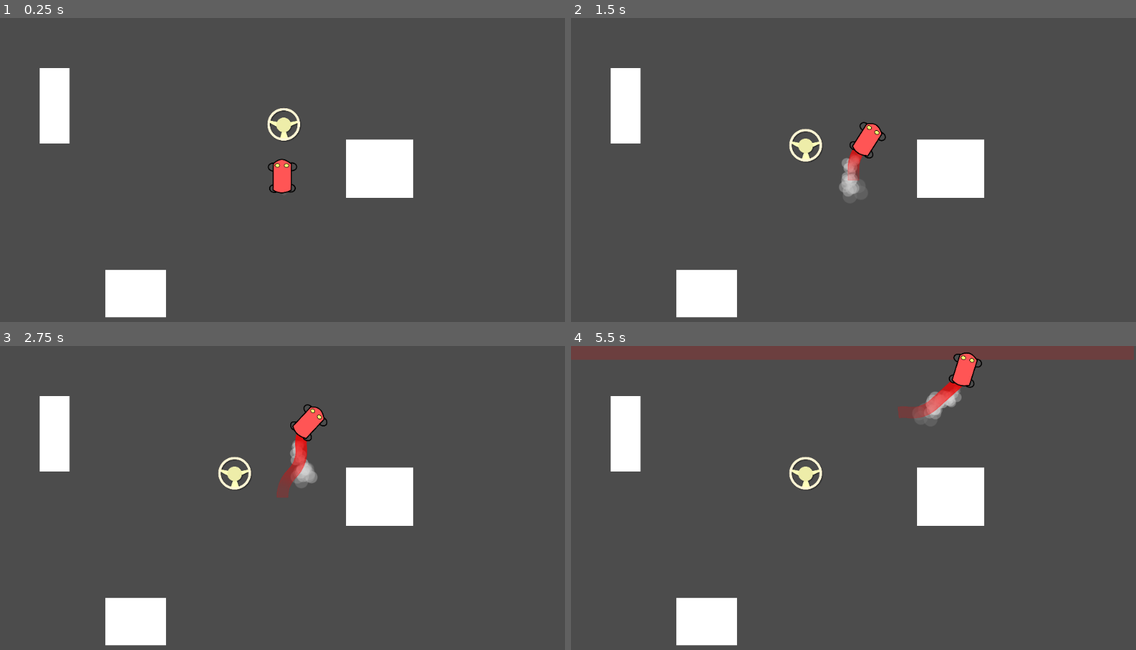
Above: before the commit, frames 1-4 (two rows, left to right).
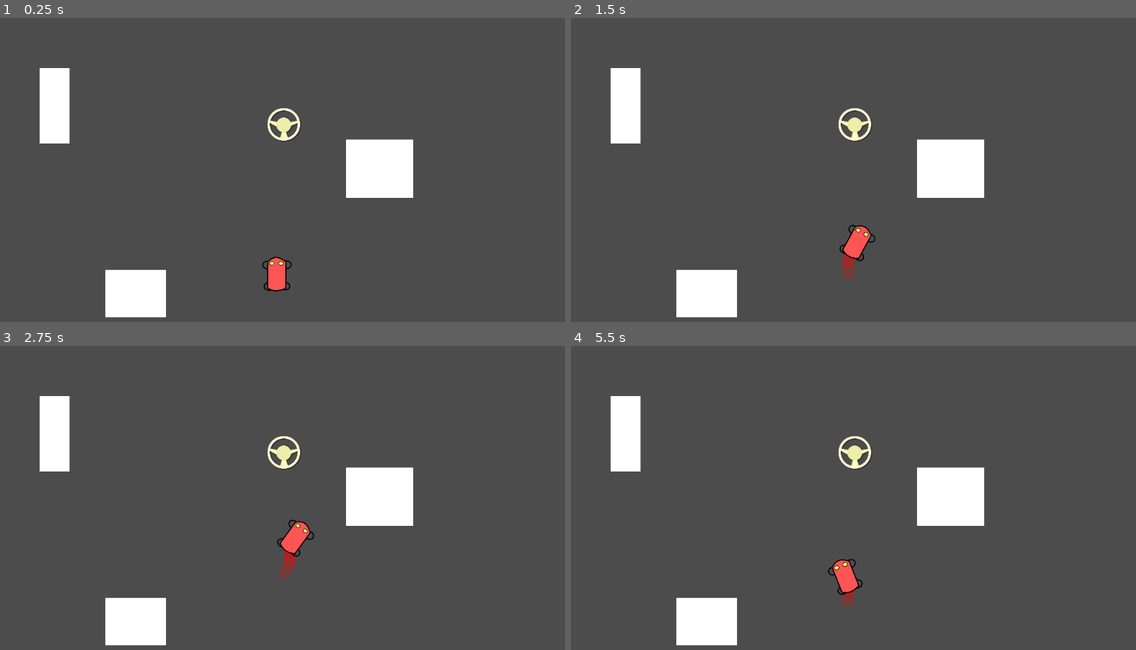
Above: after the commit, the same moments.

Repository: PhilipMR/CarSnake
Game: Godot game, scene res://Scenes/Main.tscn
Same seed, same stepped clock (60 frames per second), same inputs: the game is played once before the commit and once after it.
Inputs (mouse positions are in pixels of both pictures, inside the frame that each line leads up to):
- Up to frame 1 (0.25 s): no input
- Up to frame 2 (1.5 s): hold D (CarTurnRight) 0.53-1.28 s; hold Left (CarTurnLeft) from 1.28 s (still down)
- Up to frame 3 (2.75 s): release Left (CarTurnLeft) at 2.03 s; hold D (CarTurnRight) from 2.03 s (still down)
- Up to frame 4 (5.5 s): release D (CarTurnRight) at 3.53 s; hold Left (CarTurnLeft) 3.53-4.25 s; click (830, 516) at 4.25 s, where only the run after the commit has a clickable "RETRY"; hold Left (CarTurnLeft) from 5.03 s (still down)

The runs differ from the first frame. In frame 1, 0.8% of the frame differs, in the area x 46-53%, y 46-91%; in frame 2, 2.0%; in frame 3, 2.3%; in frame 4, 6.5%, in the area x 0-100%, y 0-86%.
Error after the commit: Attempt to call function 'add_child' in base 'null instance' on a null instance. (res://Scripts/CarExhaust.gd:29)

Commit message:
Fix UI z-index/layer issue and smoke carries over from prev level issue

Diff:
--- a/CarSnake/Scenes/Level_Base.tscn
+++ b/CarSnake/Scenes/Level_Base.tscn
@@ -1,6 +1,7 @@
-[gd_scene load_steps=11 format=2]
+[gd_scene load_steps=12 format=2]
 
 [ext_resource path="res://Scripts/LevelBase.gd" type="Script" id=1]
+[ext_resource path="res://Objects/Car.tscn" type="PackedScene" id=2]
 
 [sub_resource type="Animation" id=1]
 resource_name = "BoundsWarning"
@@ -195,3 +196,6 @@
 [node name="CollisionShape2D" type="CollisionShape2D" parent="WarningBottom/Area2D"]
 position = Vector2( 18.9984, 740 )
 shape = SubResource( 3 )
+
+[node name="Car" parent="." instance=ExtResource( 2 )]
+position = Vector2( 515, 463 )
--- a/CarSnake/Scenes/Level_Prototype.tscn
+++ b/CarSnake/Scenes/Level_Prototype.tscn
@@ -38,3 +38,6 @@
 margin_top = 221.0
 margin_right = 749.0
 margin_bottom = 327.0
+
+[node name="Car" parent="." index="12"]
+position = Vector2( 502, 478 )
--- a/CarSnake/Scenes/Main.tscn
+++ b/CarSnake/Scenes/Main.tscn
@@ -1,6 +1,5 @@
-[gd_scene load_steps=7 format=2]
+[gd_scene load_steps=6 format=2]
 
-[ext_resource path="res://Objects/Car.tscn" type="PackedScene" id=1]
 [ext_resource path="res://Scenes/Level_Prototype.tscn" type="PackedScene" id=2]
 [ext_resource path="res://Scripts/Main.gd" type="Script" id=3]
 [ext_resource path="res://Scenes/Level_1.tscn" type="PackedScene" id=4]
@@ -17,17 +16,19 @@
 
 [node name="Level_Prototype" parent="." instance=ExtResource( 2 )]
 
-[node name="Car" parent="." instance=ExtResource( 1 )]
-position = Vector2( 512, 300 )
+[node name="_TempObjects" type="Node2D" parent="."]
+z_index = 1
 
-[node name="CrashOverlay" parent="." instance=ExtResource( 5 )]
+[node name="UI" type="CanvasLayer" parent="."]
+
+[node name="CrashOverlay" parent="UI" instance=ExtResource( 5 )]
 visible = false
 margin_left = 135.0
 margin_top = 141.0
 margin_right = 135.0
 margin_bottom = 141.0
 
-[node name="FinishOverlay" parent="." instance=ExtResource( 6 )]
+[node name="FinishOverlay" parent="UI" instance=ExtResource( 6 )]
 visible = false
 margin_left = 177.0
 margin_top = 157.0
--- a/CarSnake/Scripts/CarExhaust.gd
+++ b/CarSnake/Scripts/CarExhaust.gd
@@ -26,7 +26,7 @@
 		var smoke = SmokeParticle.instance()
 		smoke.set_position(get_global_position())
 		smoke.set_emission_dir(dir)
-		tree_root.add_child(smoke)
+		tree_root.get_node("_TempObjects").add_child(smoke)
 
 	var smoke_speed_multiplier = 1.0
 	if car.get_speed() > 0.0:
--- a/CarSnake/Scripts/LevelBase.gd
+++ b/CarSnake/Scripts/LevelBase.gd
@@ -3,11 +3,11 @@
 signal level_completed
 signal level_failed
 
-const       OUTRO_DRIVE_POINTS  = [Vector2(510, 100), Vector2(510, -50)]         # Points to auto-drive to after collecting all wheels.
-onready var SECONDS_PER_REDRAW  = $"../Car/CarTail".CAR_TAIL_SECONDS_PER_SAMPLE  # The tail/drfit redraw frequency.
-onready var CAR_TAIL_THICKNESS  = $"../Car/CarTail".CAR_TAIL_THICKNESS           # The thickness of the tail lines.
-onready var CAR_DRIFT_THICKNESS = $"../Car/CarTail".DRIFT_TRACK_THICKNESS        # The thickness of the drift lines.
-const       CAR_TAIL_COLOR      = Color(1, 0, 0)                                 # The color of the car's tail.
+const       OUTRO_DRIVE_POINTS  = [Vector2(510, 100), Vector2(510, -50)]    # Points to auto-drive to after collecting all wheels.
+onready var SECONDS_PER_REDRAW  = $Car/CarTail.CAR_TAIL_SECONDS_PER_SAMPLE  # The tail/drfit redraw frequency.
+onready var CAR_TAIL_THICKNESS  = $Car/CarTail.CAR_TAIL_THICKNESS           # The thickness of the tail lines.
+onready var CAR_DRIFT_THICKNESS = $Car/CarTail.DRIFT_TRACK_THICKNESS        # The thickness of the drift lines.
+const       CAR_TAIL_COLOR      = Color(1, 0, 0)                            # The color of the car's tail.
 
 var next_wheel_idx                  = 0
 var game_over                       = false
@@ -37,8 +37,8 @@
 			child.connect("hit_by_car", self, "_on_crashed", ["block"])
 
 	# Connect the car's crash signals.
-	$"../Car".connect("crashed_into_tail",     self, "_on_crashed", ["tail"])
-	$"../Car".connect("crashed_out_of_bounds", self, "_on_crashed", ["bounds"])
+	$Car.connect("crashed_into_tail",     self, "_on_crashed", ["tail"])
+	$Car.connect("crashed_out_of_bounds", self, "_on_crashed", ["bounds"])
 
 	# Start the game by revealing the first wheel.
 	reveal_next_wheel()
@@ -72,7 +72,7 @@
 	if game_over:
 		return
 	game_over = true
-	$"../Car".stop_driving()
+	$Car.stop_driving()
 	emit_signal("level_failed")
 
 
@@ -81,13 +81,13 @@
 	if game_over:
 		return
 	game_over = true
-	$"../Car".connect("arrived_at_destination", self, "_on_car_outro_complete")
-	$"../Car".drive_to_points(OUTRO_DRIVE_POINTS)
+	$Car.connect("arrived_at_destination", self, "_on_car_outro_complete")
+	$Car.drive_to_points(OUTRO_DRIVE_POINTS)
 
 
 # [ENGINE SIGNAL CALLBACK]
 func _on_car_outro_complete():
-	$"../Car".stop_driving()
+	$Car.stop_driving()
 	emit_signal("level_completed")
 
 
@@ -98,7 +98,7 @@
 
 # [ENGINE SIGNAL CALLBACK]
 func _on_wheel_collected():
-	$"../Car".pickup_wheel()
+	$Car.pickup_wheel()
 	reveal_next_wheel()
 
 
@@ -116,7 +116,7 @@
 # [ENGINE CALLBACK]
 func _draw():
 	# Nothing to do until tail exists.
-	var last_car_points = $"../Car".get_tail_points()
+	var last_car_points = $Car.get_tail_points()
 	if last_car_points.size() < 2:
 		return
 
@@ -129,12 +129,12 @@
 	draw_polyline_colors(last_car_points, colors, CAR_TAIL_THICKNESS, true)
 
 	# Draw left drifting tracks (if any).
-	var last_left_drift_points  = $"../Car".get_left_drift_points()
+	var last_left_drift_points  = $Car.get_left_drift_points()
 	if (last_left_drift_points.size() >= 2):
 		draw_polyline(last_left_drift_points,  Color.black, CAR_DRIFT_THICKNESS, true)
 
 	# Draw right drifting tracks (if any).
-	var last_right_drift_points = $"../Car".get_right_drift_points()
+	var last_right_drift_points = $Car.get_right_drift_points()
 	if (last_right_drift_points.size() >= 2):
 		draw_polyline(last_right_drift_points, Color.black, CAR_DRIFT_THICKNESS, true)
 
@@ -154,11 +154,11 @@
 # [ENGINE CALLBACK]
 func _input(event):
 	if event.is_action_pressed("CarTurnLeft"):
-		$"../Car".set_turning_left(true)
+		$Car.set_turning_left(true)
 	elif event.is_action_released("CarTurnLeft"):
-		$"../Car".set_turning_left(false)
+		$Car.set_turning_left(false)
 
 	if event.is_action_pressed("CarTurnRight"):
-		$"../Car".set_turning_right(true)
+		$Car.set_turning_right(true)
 	if event.is_action_released("CarTurnRight"):
-		$"../Car".set_turning_right(false)
+		$Car.set_turning_right(false)
--- a/CarSnake/Scripts/Main.gd
+++ b/CarSnake/Scripts/Main.gd
@@ -7,13 +7,15 @@
 
 func _on_level_completed(name):
 	if name == "proto":
+		for obj in $_TempObjects.get_children():
+			obj.queue_free()
+		$Level_Prototype.queue_free()
 		var next = Level1.instance()
 		next.connect("level_completed", self, "_on_level_completed", ["Level1"])
 		next.connect("level_failed",    self, "_on_level_failed")
 		add_child(next)
-		$Level_Prototype.queue_free()
 	else:
-		$FinishOverlay.set_visible(true)
+		$UI/FinishOverlay.set_visible(true)
 
 func _on_level_failed():
-	$CrashOverlay.set_visible(true)
+	$UI/CrashOverlay.set_visible(true)
